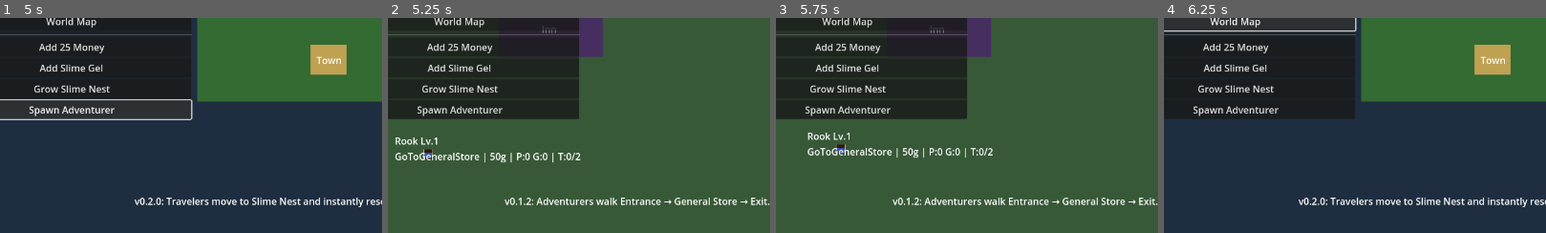
Above: before the commit, frames 1-4 (left to right).
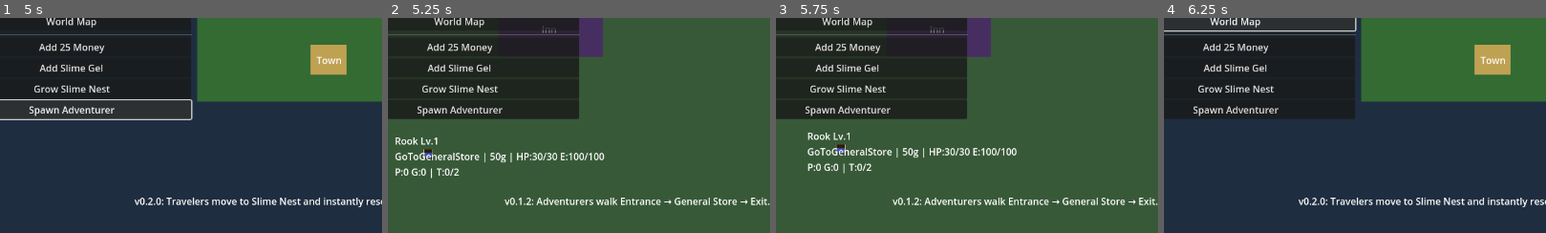
Above: after the commit, the same moments.

Repository: Caithis/AdventureVillage
Game: Godot game, scene res://scenes/main/Main.tscn
The game is run twice, just before and just after one commit, with the same random seed, the same clock (stepped at 60 frames per second) and the same inputs.
Inputs:
- Up to frame 1 (5 s): click "Town" at 0.5 s; click "World Map" at 1.25 s; click "Add 25 Money" at 2 s; click "Add Slime Gel" at 2.75 s; click "Grow Slime Nest" at 3.5 s; click "Spawn Adventurer" at 4.25 s
- Up to frame 2 (5.25 s): click "Town" at 5 s
- Up to frame 3 (5.75 s): no input
- Up to frame 4 (6.25 s): click "World Map" at 5.75 s
The pictures show only the part of the screen within x 7-57%, y 50-100%; the shares and areas given below are measured in that part.

Frame 1 is identical in both runs. In frame 2, 0.8% of the frame differs, in the area x 2-57%, y 62-75%; in frame 3, 0.8%, in the area x 8-63%, y 60-73%; in frame 4, nothing differs.

Commit message:
feat: add v0.2.6 inn rest and energy prototype
Signed-off-by: Caithis <Bircameron20@gmail.com>

Diff:
--- a/godot_project/scripts/adventurers/Adventurer.gd
+++ b/godot_project/scripts/adventurers/Adventurer.gd
@@ -5,6 +5,7 @@
 const SLIME_GEL_ID := "slime_gel"
 
 const SMALL_POTION_PRICE := 15
+const LOW_ENERGY_THRESHOLD := 60
 
 @onready var name_label: Label = $NameLabel
 @onready var ai: Node = $AdventurerAI
@@ -16,6 +17,8 @@
 var happiness: int = 0
 var health: int = 30
 var max_health: int = 30
+var energy: int = 100
+var max_energy: int = 100
 var inventory: Dictionary = {}
 var current_state: String = "Idle"
 var last_purchase_message: String = ""
@@ -63,6 +66,8 @@
     inventory = traveler_data.get("inventory", {}).duplicate(true)
     health = int(traveler_data.get("hp", 1))
     max_health = int(traveler_data.get("max_hp", 30))
+    energy = int(traveler_data.get("energy", 100))
+    max_energy = int(traveler_data.get("max_energy", 100))
     trip_count = int(traveler_data.get("trip_count", 0))
     max_trip_count = int(traveler_data.get("max_trip_count", 2))
     is_returned_adventurer = true
@@ -79,13 +84,13 @@
     if ai != null and ai.has_method("start_town_routine"):
         ai.start_town_routine(general_store_position, exit_position)
 
-func start_return_to_town_routine(spawn_position: Vector2, general_store_position: Vector2, exit_position: Vector2) -> void:
+func start_return_to_town_routine(spawn_position: Vector2, general_store_position: Vector2, inn_position: Vector2, exit_position: Vector2) -> void:
     global_position = spawn_position
     target_position = spawn_position
     has_target = false
 
     if ai != null and ai.has_method("start_return_to_town_routine"):
-        ai.start_return_to_town_routine(general_store_position, exit_position)
+        ai.start_return_to_town_routine(general_store_position, inn_position, exit_position)
 
 func set_state(new_state: String) -> void:
     current_state = new_state
@@ -110,6 +115,19 @@
 
 func needs_small_potion() -> bool:
     return get_item_count(SMALL_POTION_ID) <= 0
+
+func needs_inn_rest() -> bool:
+    return health < max_health or energy < LOW_ENERGY_THRESHOLD
+
+func is_injured() -> bool:
+    return health < max_health
+
+func rest_at_inn() -> void:
+    health = max_health
+    energy = max_energy
+    set_purchase_message("Rested at Inn")
+    _update_returned_record("RestedAtInn", "Rested at Inn. Energy restored.")
+    _refresh_label()
 
 func try_buy_small_potion() -> String:
     if get_item_count(SMALL_POTION_ID) > 0:
@@ -174,6 +192,8 @@
         "inventory": inventory.duplicate(true),
         "trip_count": trip_count,
         "max_trip_count": max_trip_count,
+        "energy": energy,
+        "max_energy": max_energy,
         "status": new_status,
         "hp": health,
         "max_hp": max_health,
@@ -246,11 +266,15 @@
     if last_purchase_message != "":
         message_line = "\n%s" % last_purchase_message
 
-    name_label.text = "%s Lv.%d\n%s | %dg | P:%d G:%d | T:%d/%d%s" % [
+    name_label.text = "%s Lv.%d\n%s | %dg | HP:%d/%d E:%d/%d\nP:%d G:%d | T:%d/%d%s" % [
         display_name,
         level,
         current_state,
         gold,
+        health,
+        max_health,
+        energy,
+        max_energy,
         potion_count,
         slime_gel_count,
         trip_count,
--- a/godot_project/scripts/adventurers/AdventurerAI.gd
+++ b/godot_project/scripts/adventurers/AdventurerAI.gd
@@ -4,6 +4,7 @@
 var current_state: String = "Idle"
 
 var general_store_position: Vector2 = Vector2.ZERO
+var inn_position: Vector2 = Vector2.ZERO
 var exit_position: Vector2 = Vector2.ZERO
 var wait_timer: float = 0.0
 var purchase_result_wait_seconds: float = 1.25
@@ -11,6 +12,8 @@
 var sell_result_wait_seconds: float = 1.5
 var prepare_next_trip_wait_seconds: float = 1.0
 var restock_result_wait_seconds: float = 1.25
+var inn_rest_seconds: float = 2.0
+var inn_result_wait_seconds: float = 1.0
 
 @onready var adventurer: Adventurer = get_parent() as Adventurer
 
@@ -41,6 +44,14 @@
             _state_sold_loot(delta)
         "NoLootToSell":
             _state_no_loot_to_sell(delta)
+        "CheckRecoveryNeed":
+            _state_check_recovery_need()
+        "GoToInn":
+            _state_go_to_inn()
+        "RestAtInn":
+            _state_rest_at_inn(delta)
+        "RestedAtInn", "SkipInnRest":
+            _state_inn_result(delta)
         "PrepareNextTrip":
             _state_prepare_next_trip(delta)
         "BuyPotionForNextTrip":
@@ -59,8 +70,9 @@
     exit_position = new_exit_position
     set_state("EnterTown")
 
-func start_return_to_town_routine(new_general_store_position: Vector2, new_exit_position: Vector2) -> void:
+func start_return_to_town_routine(new_general_store_position: Vector2, new_inn_position: Vector2, new_exit_position: Vector2) -> void:
     general_store_position = new_general_store_position
+    inn_position = new_inn_position
     exit_position = new_exit_position
     set_state("ReturnedToTown")
 
@@ -104,6 +116,20 @@
                 adventurer.clear_move_target()
         "NoLootToSell":
             wait_timer = sell_result_wait_seconds
+            if adventurer != null:
+                adventurer.clear_move_target()
+        "CheckRecoveryNeed":
+            if adventurer != null:
+                adventurer.clear_move_target()
+        "GoToInn":
+            if adventurer != null:
+                adventurer.set_move_target(inn_position)
+        "RestAtInn":
+            wait_timer = inn_rest_seconds
+            if adventurer != null:
+                adventurer.clear_move_target()
+        "RestedAtInn", "SkipInnRest":
+            wait_timer = inn_result_wait_seconds
             if adventurer != null:
                 adventurer.clear_move_target()
         "PrepareNextTrip":
@@ -205,9 +231,45 @@
     wait_timer -= delta
 
     if wait_timer <= 0.0:
-        set_state("PrepareNextTrip")
+        set_state("CheckRecoveryNeed")
 
 func _state_no_loot_to_sell(delta: float) -> void:
+    wait_timer -= delta
+
+    if wait_timer <= 0.0:
+        set_state("CheckRecoveryNeed")
+
+func _state_check_recovery_need() -> void:
+    if adventurer == null:
+        return
+
+    if adventurer.has_method("needs_inn_rest") and adventurer.needs_inn_rest():
+        if adventurer.has_method("is_injured") and adventurer.is_injured():
+            adventurer.set_purchase_message("Injured. Going to Inn.")
+        else:
+            adventurer.set_purchase_message("Low energy. Going to Inn.")
+        set_state("GoToInn")
+    else:
+        if adventurer.has_method("set_purchase_message"):
+            adventurer.set_purchase_message("No Inn rest needed.")
+        set_state("SkipInnRest")
+
+func _state_go_to_inn() -> void:
+    if adventurer == null:
+        return
+
+    if not adventurer.has_target and adventurer.has_reached_target():
+        set_state("RestAtInn")
+
+func _state_rest_at_inn(delta: float) -> void:
+    wait_timer -= delta
+
+    if wait_timer <= 0.0:
+        if adventurer != null and adventurer.has_method("rest_at_inn"):
+            adventurer.rest_at_inn()
+        set_state("RestedAtInn")
+
+func _state_inn_result(delta: float) -> void:
     wait_timer -= delta
 
     if wait_timer <= 0.0:
--- a/godot_project/scripts/autoload/GameState.gd
+++ b/godot_project/scripts/autoload/GameState.gd
@@ -20,6 +20,9 @@
 
 const SMALL_POTION_HEAL_AMOUNT := 15
 const POTION_USE_HP_RATIO := 0.40
+
+const DEFAULT_MAX_ENERGY := 100
+const WORLD_TRIP_ENERGY_COST := 45
 
 var money: int = 500
 var current_view_name: String = "Unknown"
@@ -124,6 +127,8 @@
 		"inventory": _safe_get_property(adventurer, "inventory", {}).duplicate(true),
 		"trip_count": _safe_get_property(adventurer, "trip_count", 0),
 		"max_trip_count": _safe_get_property(adventurer, "max_trip_count", 2),
+		"energy": _safe_get_property(adventurer, "energy", DEFAULT_MAX_ENERGY),
+		"max_energy": _safe_get_property(adventurer, "max_energy", DEFAULT_MAX_ENERGY),
 		"status": "TravelingToSlimeNest",
 		"world_position": TOWN_WORLD_POSITION,
 		"target_position": SLIME_NEST_WORLD_POSITION,
@@ -138,6 +143,9 @@
 		"last_combat_log": "Traveling to Slime Nest.",
 	}
 
+	traveler["energy"] = maxi(int(traveler.get("energy", DEFAULT_MAX_ENERGY)) - WORLD_TRIP_ENERGY_COST, 0)
+	traveler["last_combat_log"] = "Traveling to Slime Nest. Energy -%d." % WORLD_TRIP_ENERGY_COST
+
 	next_world_traveler_id += 1
 	world_travelers.append(traveler)
 	state_changed.emit()
@@ -199,7 +207,8 @@
 		var status := str(traveler.get("status", "Unknown"))
 		var trip_count := int(traveler.get("trip_count", 0))
 		var max_trip_count := int(traveler.get("max_trip_count", 2))
-		summary_parts.append("%s:%s T%d/%d" % [traveler_name, status, trip_count, max_trip_count])
+		var energy := int(traveler.get("energy", DEFAULT_MAX_ENERGY))
+		summary_parts.append("%s:%s T%d/%d E%d" % [traveler_name, status, trip_count, max_trip_count, energy])
 
 		if summary_parts.size() >= 3:
 			break
@@ -221,11 +230,12 @@
 		var sale_message := str(traveler.get("sale_message", ""))
 		var trip_count := int(traveler.get("trip_count", 0))
 		var max_trip_count := int(traveler.get("max_trip_count", 2))
+		var energy := int(traveler.get("energy", DEFAULT_MAX_ENERGY))
 
 		if sale_message != "":
-			summary_parts.append("%s:%s T%d/%d %s" % [traveler_name, status, trip_count, max_trip_count, sale_message])
+			summary_parts.append("%s:%s T%d/%d E%d %s" % [traveler_name, status, trip_count, max_trip_count, energy, sale_message])
 		else:
-			summary_parts.append("%s:%s T%d/%d" % [traveler_name, status, trip_count, max_trip_count])
+			summary_parts.append("%s:%s T%d/%d E%d" % [traveler_name, status, trip_count, max_trip_count, energy])
 
 		if summary_parts.size() >= 3:
 			break
@@ -299,9 +309,7 @@
 		traveler["last_combat_log"] = "Returned to town. Awaiting re-entry."
 
 	returned_travelers.append(traveler.duplicate(true))
-	# Do not emit state_changed here.
-	# Town claims returned travelers when state_changed is emitted after _update_world_travelers()
-	# finishes its loop. Emitting here allows Town to remove from world_travelers mid-loop.
+	# Do not emit state_changed here; emit after _update_world_travelers safely finishes its loop.
 
 func _move_position_toward(current_position: Vector2, target_position: Vector2, max_distance: float) -> Vector2:
 	var direction := target_position - current_position
--- a/godot_project/scripts/town/Town.gd
+++ b/godot_project/scripts/town/Town.gd
@@ -5,6 +5,7 @@
 @onready var adventurers_container: Node2D = $Adventurers
 @onready var town_entrance: Marker2D = $Markers/TownEntrance
 @onready var general_store_point: Marker2D = $Markers/GeneralStorePoint
+@onready var inn_point: Marker2D = $Markers/InnPoint
 @onready var exit_to_world_point: Marker2D = $Markers/ExitToWorldPoint
 
 var spawn_count: int = 0
@@ -70,6 +71,7 @@
 	var return_offset := Vector2((return_spawn_count % 5) * 22, -floori(float(return_spawn_count) / 5.0) * 22)
 	var spawn_position := exit_to_world_point.global_position + Vector2(-65, -20) + return_offset
 	var shop_position := general_store_point.global_position + Vector2((return_spawn_count % 4) * 18, 24 + floori(float(return_spawn_count) / 4.0) * 12)
+	var inn_position := inn_point.global_position + Vector2((return_spawn_count % 4) * 18, 24 + floori(float(return_spawn_count) / 4.0) * 12)
 	var exit_position := exit_to_world_point.global_position + Vector2(0, return_offset.y)
 
 	adventurer.global_position = spawn_position
@@ -78,7 +80,7 @@
 		adventurer.setup_from_traveler_data(traveler_data)
 
 	if adventurer.has_method("start_return_to_town_routine"):
-		adventurer.start_return_to_town_routine(spawn_position, shop_position, exit_position)
+		adventurer.start_return_to_town_routine(spawn_position, shop_position, inn_position, exit_position)
 
 	GameState.register_adventurer(adventurer)
 
--- a/godot_project/scripts/world_map/WorldMap.gd
+++ b/godot_project/scripts/world_map/WorldMap.gd
@@ -54,7 +54,7 @@
 
 		var marker: Node2D = traveler_markers[traveler_id]
 		var base_position: Vector2 = traveler.get("world_position", Vector2(642, 430))
-		var offset := Vector2((index % 5) * 22, int(index / 5) * 28)
+		var offset := Vector2((index % 5) * 22, floori(float(index) / 5.0) * 28)
 		marker.position = base_position + offset
 
 		var label := marker.get_node_or_null("Label") as Label
@@ -74,8 +74,8 @@
 
 	var label := Label.new()
 	label.name = "Label"
-	label.position = Vector2(-65, -80)
-	label.size = Vector2(230, 90)
+	label.position = Vector2(-65, -88)
+	label.size = Vector2(245, 100)
 	label.text = _build_traveler_label(traveler)
 	marker.add_child(label)
 
@@ -88,13 +88,17 @@
 	if log_line == "":
 		log_line = str(traveler.get("last_combat_log", ""))
 
-	return "%s\n%s | Gold:%d\nHP %d/%d | P:%d G:%d\n%s" % [
+	return "%s\n%s | Gold:%d\nHP %d/%d | E:%d/%d\nP:%d G:%d | T:%d/%d\n%s" % [
 		str(traveler.get("display_name", "Traveler")),
 		str(traveler.get("status", "Unknown")),
 		int(traveler.get("gold", 0)),
 		int(traveler.get("hp", 0)),
 		int(traveler.get("max_hp", 0)),
+		int(traveler.get("energy", 0)),
+		int(traveler.get("max_energy", 0)),
 		int(inventory.get("small_potion", 0)),
 		int(inventory.get("slime_gel", 0)),
+		int(traveler.get("trip_count", 0)),
+		int(traveler.get("max_trip_count", 0)),
 		log_line
 	]
Not shown, changed: README.md
Not shown, changed: docs/Changelog.md
Not shown, changed: docs/InnEnergyDesignNotes.md
Not shown, changed: docs/KnownIssues.md
Not shown, changed: docs/ProjectState.md
Not shown, added: docs/TestChecklist_v0_2_6.md
